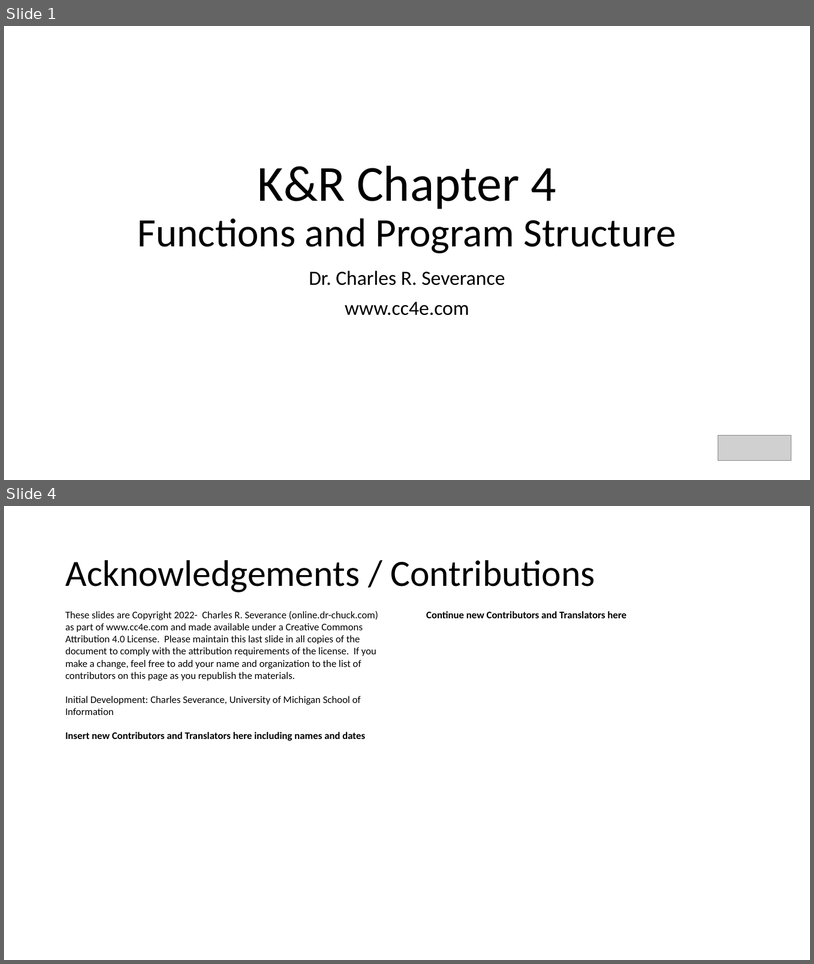
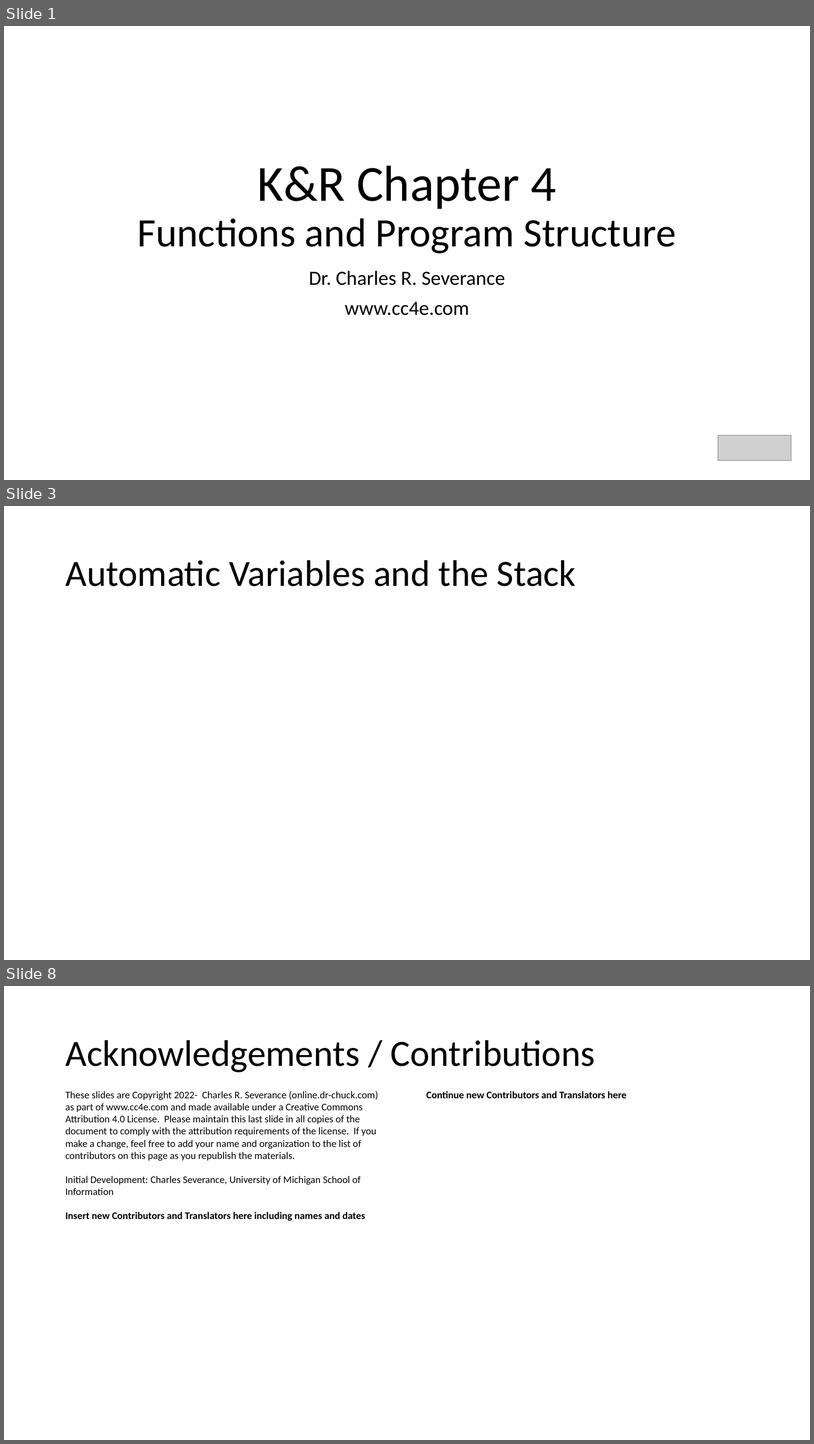
Before and after one commit to csev/cc4e, a slide deck: lectures/KR-4.pptx. Shown one above the other, each under a label of ours: slides 1 and 4 before the commit, slides 1, 3 and 8 after it; the slides between them are not shown. The pictures are 814x964 and 814x1444 pixels, drawn with LibreOffice and Linux fonts; fonts in the diff are those of the drawing; grey boxes stand for pictures. Boxes give left, top, right and bottom in pixels: in the first picture for what was removed or moved away, otherwise in the second. Text is boxed around its words. In the diff, an @@ line names an element or a change of style, - is before the commit and + after.

```diff
--- a/lectures/KR-4.pptx
+++ b/lectures/KR-4.pptx
@@ slide 3 added at box(4, 506, 810, 960), background #FFFFFF @@
@@ title added at box(65, 560, 576, 586), 44 pt, text #000000 @@
+Automatic Variables and the Stack
@@ what was slide 4 is now slide 8 @@
```
Also in this commit, not shown: 1 slide changed, 4 other slides added, 1 slide removed, 5 other files.
